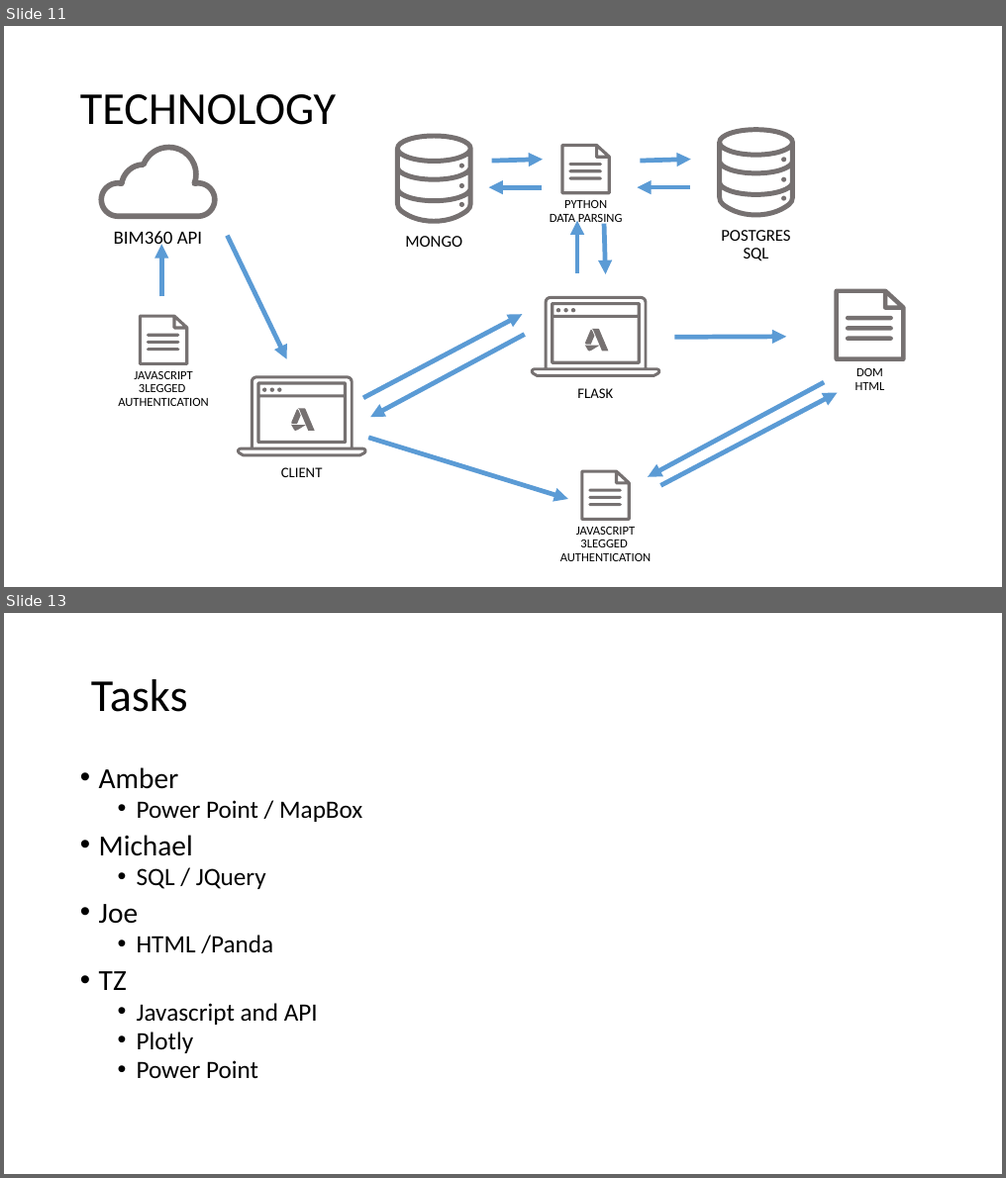
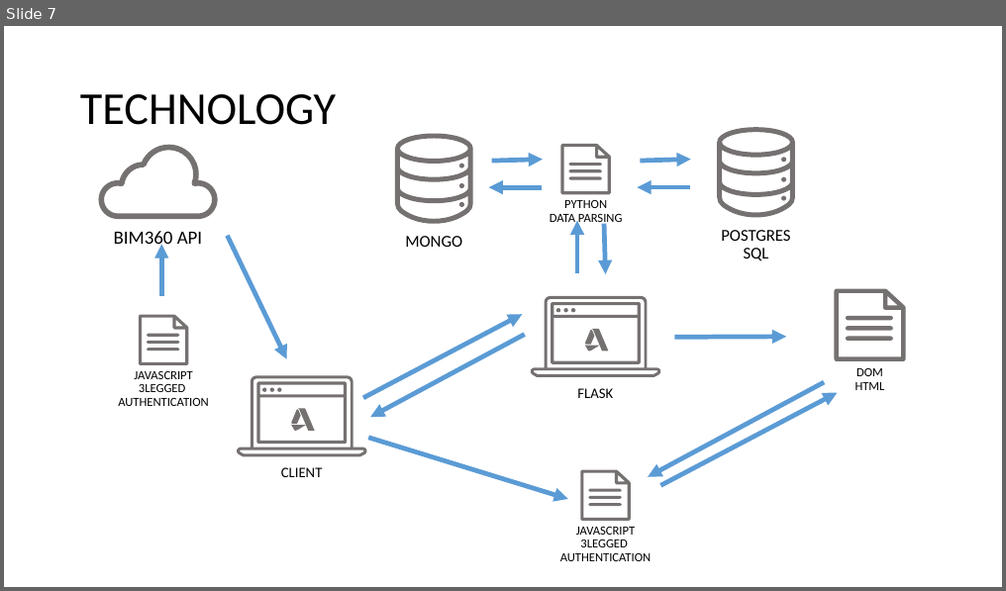
Before and after one commit to zigot1/PROJECT_02, a slide deck: PROJECT_02_R1.pptx. Shown one above the other, each under a label of ours: slides 11 and 13 before the commit, slide 7 after it; the slides between them are not shown. The pictures are 1006x1178 and 1006x591 pixels, drawn with LibreOffice and Linux fonts; fonts in the diff are those of the drawing; background and template pictures are left out. Boxes give left, top, right and bottom in pixels: in the first picture for what was removed or moved away, otherwise in the second. Text is boxed around its words. In the diff, an @@ line names an element or a change of style, - is before the commit and + after.

```diff
--- a/PROJECT_02_R1.pptx
+++ b/PROJECT_02_R1.pptx
@@ slide 13 removed at [4,613,1002,1174], background picture (left out) @@
@@ title removed at [91,679,188,712] @@
-Tasks
@@ text removed at [99,767,362,1078] @@
-• Amber
-  • Power Point / MapBox
-• Michael
-  • SQL / JQuery
-• Joe
-  • HTML /Panda
-• TZ
-  • Javascript and API
-  • Plotly
-  • Power Point
@@ what was slide 11 is now slide 7 @@
```
Also in this commit, not shown: 4 slides changed, 1 slide added, 2 other slides removed.
